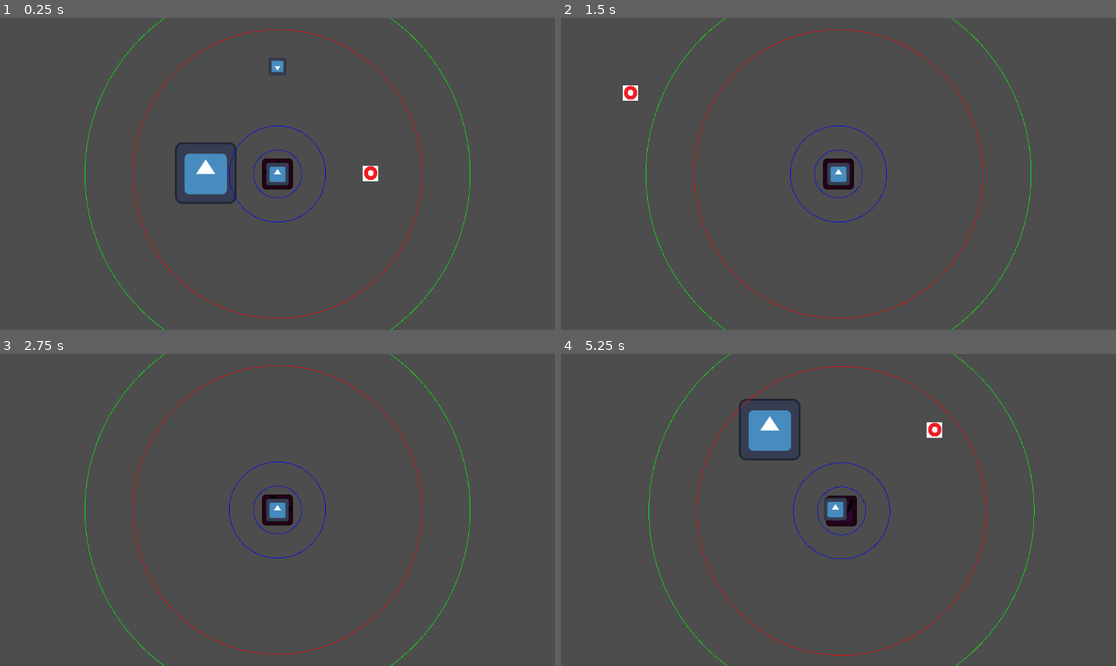
Above: before the commit, frames 1-4 (two rows, left to right).
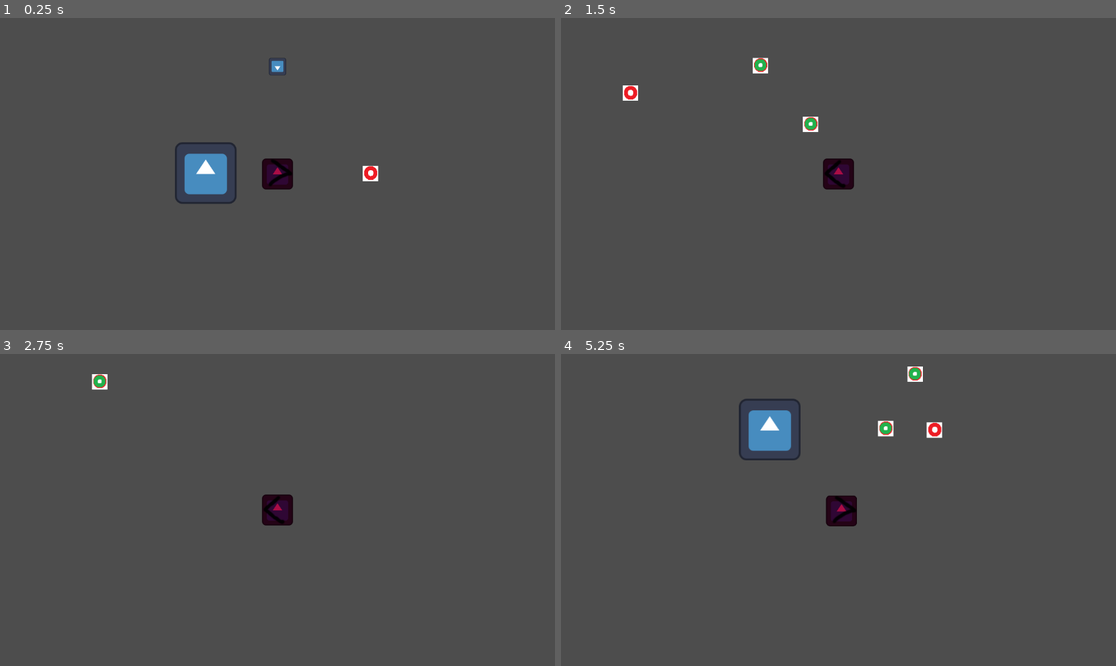
Above: after the commit, the same moments.

Repository: Tomko-Code/Relic-Seekers
Game: Godot game, scene res://src/mockup/test.tscn
The game is run twice, just before and just after one commit, with the same random seed, the same clock (stepped at 60 frames per second) and the same inputs. The engine's default icon, where the game draws it, is replaced by a stand-in: a white triangle on a blue panel in a dark square.
Inputs (mouse positions are in pixels of both pictures, inside the frame that each line leads up to):
- Up to frame 1 (0.25 s): no input
- Up to frame 2 (1.5 s): tap Enter at 0.5 s; move the mouse to (960, 158) at 0.52 s; press the mouse at (960, 158) at 0.53 s; hold D (move_right) 0.53-1.28 s; move the mouse to (727, 189) at 1.27 s; release the mouse at (727, 189) at 1.28 s; hold S (move_down) from 1.28 s (still down); click (727, 189) at 1.35 s
- Up to frame 3 (2.75 s): move the mouse to (333, 441) at 2.02 s; release S (move_down) at 2.03 s; press the mouse at (333, 441) at 2.03 s; hold D (move_right) from 2.03 s (still down)
- Up to frame 4 (5.25 s): move the mouse to (810, 572) at 2.77 s; release D (move_right) at 2.78 s; release the mouse at (810, 572) at 2.78 s; hold W (move_up) 2.78-3.53 s; click (810, 572) at 2.85 s; move the mouse to (1005, 556) at 3.52 s; press the mouse at (1005, 556) at 3.53 s; hold A (move_left) 3.53-5.03 s; move the mouse to (672, 463) at 4.27 s; release the mouse at (672, 463) at 4.28 s; click (672, 463) at 4.35 s; move the mouse to (866, 510) at 5.02 s; press the mouse at (866, 510) at 5.03 s; hold S (move_down) from 5.03 s (still down)

The runs differ from the first frame. In frame 1, 1.4% of the frame differs, in the area x 15-85%, y 0-100%; in frame 2, 1.6%; in frame 3, 1.5%; in frame 4, 1.7%, in the area x 15-86%, y 0-100%.

Commit message:
directional animation and mouse shooting

Diff:
--- a/project.godot
+++ b/project.godot
@@ -75,6 +75,11 @@
 "events": [Object(InputEventKey,"resource_local_to_scene":false,"resource_name":"","device":-1,"window_id":0,"alt_pressed":false,"shift_pressed":false,"ctrl_pressed":false,"meta_pressed":false,"pressed":false,"keycode":0,"physical_keycode":96,"key_label":0,"unicode":96,"echo":false,"script":null)
 ]
 }
+shoot_left_click={
+"deadzone": 0.5,
+"events": [Object(InputEventMouseButton,"resource_local_to_scene":false,"resource_name":"","device":-1,"window_id":0,"alt_pressed":false,"shift_pressed":false,"ctrl_pressed":false,"meta_pressed":false,"button_mask":0,"position":Vector2(0, 0),"global_position":Vector2(0, 0),"factor":1.0,"button_index":1,"canceled":false,"pressed":false,"double_click":false,"script":null)
+]
+}
 
 [layer_names]
 
--- a/src/entities/animated_sprite_component.gd
+++ b/src/entities/animated_sprite_component.gd
@@ -1,23 +1,30 @@
 class_name AnimatedSpriteComponent
 extends Node2D
 
-
 var current_animation = ""
 
+@export var _MovementComponent: MovementComponent
+@export var _ShootingComponent: ShootingComponent
 
-func _physics_process(delta):
-	#if is_idle:
-	#	set_animation("idle")
-	#else:
-	#	if movement_direction.left:
-	#		set_animation("move_left")
-	#	elif movement_direction.right:
-	#		set_animation("move_right")
-	#	elif movement_direction.up:
-	#		set_animation("move_up")
-	#	elif movement_direction.down:
-	#		set_animation("move_down")
-	pass
+
+func _process(delta):
+	handle_entity_animation()
+
+
+func get_direction_constant(vector: Vector2):
+	var final_angle = PI/4*(8) + PI/8
+	for x in range(9):
+		var next_angle = (PI/4)*(8-x) + PI/8
+		if final_angle == (PI/4)*(8) + PI/8:
+
+			var vector_angle = vector.angle()
+			if vector_angle < 0:
+				vector_angle += 2*PI
+
+			if vector_angle >= next_angle:
+				final_angle = next_angle
+				return x-1
+	return Constants.all_directions.RIGHT
 
 
 func set_animation(animation):
@@ -26,3 +33,46 @@
 			sprite.play(animation)
 			sprite.set_frame_and_progress(1,0)
 			current_animation = animation
+
+
+func handle_entity_animation():
+	if _MovementComponent:
+		if _ShootingComponent:
+			handle_animated_sprite_with_direction()
+		else:
+			handle_animated_sprite_without_direction()
+
+
+
+func handle_animated_sprite_without_direction():
+	if _MovementComponent.is_idle:
+		set_animation("idle")
+	else:
+		if _MovementComponent.get_direction().x < 0:
+			set_animation("move_left")
+		elif _MovementComponent.get_direction().x > 0:
+			set_animation("move_right")
+		elif _MovementComponent.get_direction().y < 0:
+			set_animation("move_up")
+		elif _MovementComponent.get_direction().y > 0:
+			set_animation("move_down")
+
+
+func handle_animated_sprite_with_direction():
+	match get_direction_constant(_ShootingComponent.get_direction()):
+		Constants.all_directions.RIGHT:
+			set_animation("move_right")
+		Constants.all_directions.RIGHT_UP:
+			set_animation("move_up_right")
+		Constants.all_directions.UP:
+			set_animation("move_up")
+		Constants.all_directions.LEFT_UP:
+			set_animation("move_left_up")
+		Constants.all_directions.LEFT:
+			set_animation("move_left")
+		Constants.all_directions.LEFT_DOWN:
+			set_animation("move_left_down")
+		Constants.all_directions.DOWN:
+			set_animation("move_down")
+		Constants.all_directions.RIGHT_DOWN:
+			set_animation("move_right_down")
--- /dev/null
+++ b/src/entities/movement_component.gd
@@ -0,0 +1,17 @@
+class_name MovementComponent
+extends Node
+
+var speed := 50000.0
+var direction := Vector2.ZERO
+
+@onready var parent: CharacterBody2D = get_parent().get_parent()
+
+var is_idle := true
+
+
+func _physics_process(delta):
+	pass
+
+
+func  get_direction():
+	return direction
--- a/src/entities/player/player_entity.gd
+++ b/src/entities/player/player_entity.gd
@@ -13,7 +13,7 @@
 	var near_zone = 300
 	var far_zone = 400
 	var inner_zone = 50
-	var debug_display = true
+	var debug_display = false
 
 	GameManager.attach_camera_to_node(self, use_zones,
 		interpolate_camera_position, camera_speed, near_zone, far_zone,
--- a/src/entities/player/player_entity.tscn
+++ b/src/entities/player/player_entity.tscn
@@ -6,7 +6,7 @@
 [ext_resource type="Script" path="res://src/entities/animated_sprite_component.gd" id="3_t82yd"]
 [ext_resource type="SpriteFrames" uid="uid://bakc3okm8hm0d" path="res://assets/sprites/player_sprite.tres" id="4_p7cnc"]
 [ext_resource type="Script" path="res://src/entities/hitbox_component.gd" id="5_svlxf"]
-[ext_resource type="Script" path="res://src/entities/player/user_shooting_component.gd" id="6_67mor"]
+[ext_resource type="Script" path="res://src/entities/player/user_mouse_shooting_component.gd" id="7_ls8cw"]
 
 [sub_resource type="RectangleShape2D" id="RectangleShape2D_eip8d"]
 size = Vector2(64, 64)
@@ -31,12 +31,13 @@
 
 [node name="Components" type="Node2D" parent="."]
 
-[node name="UserMovementComponent" type="Node" parent="Components" node_paths=PackedStringArray("_AnimatedSpriteComponent")]
+[node name="UserMovementComponent" type="Node" parent="Components"]
 script = ExtResource("2_xekry")
-_AnimatedSpriteComponent = NodePath("../AnimatedSpriteComponent")
 
-[node name="AnimatedSpriteComponent" type="Node2D" parent="Components"]
+[node name="AnimatedSpriteComponent" type="Node2D" parent="Components" node_paths=PackedStringArray("_MovementComponent", "_ShootingComponent")]
 script = ExtResource("3_t82yd")
+_MovementComponent = NodePath("../UserMovementComponent")
+_ShootingComponent = NodePath("../UserMouseShootingComponent")
 
 [node name="Sprite" type="AnimatedSprite2D" parent="Components/AnimatedSpriteComponent"]
 sprite_frames = ExtResource("4_p7cnc")
@@ -49,7 +50,7 @@
 [node name="Hitbox" type="CollisionShape2D" parent="Components/BulletHitboxComponent"]
 shape = SubResource("RectangleShape2D_kummr")
 
-[node name="UserShootingComponent" type="Node" parent="Components"]
-script = ExtResource("6_67mor")
+[node name="UserMouseShootingComponent" type="Node" parent="Components"]
+script = ExtResource("7_ls8cw")
 
 [connection signal="body_entered" from="Components/BulletHitboxComponent" to="." method="_on_bullet_hitbox_component_body_entered"]
--- /dev/null
+++ b/src/entities/player/user_mouse_shooting_component.gd
@@ -0,0 +1,19 @@
+class_name UserMouseShootingComponent
+extends ShootingComponent
+
+
+func _input(event):
+	if event is InputEventMouse:
+		if event.is_action_pressed("shoot_left_click"):
+			shoot(get_direction())
+
+
+func get_direction():
+	return parent.get_local_mouse_position().normalized()
+
+
+func shoot(direction_vector):
+	var projectile: FriendlyProjectile = load("res://src/entities/projectiles/friendly_projectile.tscn").instantiate()
+	projectile.position = parent.position
+	parent.get_parent().call_deferred("add_child", projectile)
+	projectile.launch(direction_vector, 500)
--- a/src/entities/player/user_movement_component.gd
+++ b/src/entities/player/user_movement_component.gd
@@ -1,53 +1,27 @@
 class_name UserMovementComponent
-extends Node
-
-var speed := 50000.0
-var _direction := Vector2.ZERO
-
-@onready var parent: CharacterBody2D = get_parent().get_parent()
-
-var is_idle := true
-
-var current_animation = ""
-var animation = ""
-
-@export var _AnimatedSpriteComponent: AnimatedSpriteComponent
+extends MovementComponent
 
 
 func _physics_process(delta):
-	_direction = Vector2.ZERO
+	direction = Vector2.ZERO
 
 	if Input.is_action_pressed("move_left"):
-		_direction.x -= 1
+		direction.x -= 1
 	if Input.is_action_pressed("move_right"):
-		_direction.x += 1
+		direction.x += 1
 	if Input.is_action_pressed("move_up"):
-		_direction.y -= 1
+		direction.y -= 1
 	if Input.is_action_pressed("move_down"):
-		_direction.y += 1
+		direction.y += 1
 
 
-	if _direction == Vector2.ZERO:
+	if direction == Vector2.ZERO:
 		is_idle = true
 	else: is_idle = false
 
-	parent.velocity = _direction.normalized() * delta * speed
+	parent.velocity = direction.normalized() * delta * speed
 
 	var collision = parent.move_and_collide(parent.velocity * delta)
 	if collision:
 		parent.velocity = parent.velocity.slide(collision.get_normal())
 		collision = parent.move_and_collide(parent.velocity * delta)
-
-
-	if _AnimatedSpriteComponent:
-		if is_idle:
-			_AnimatedSpriteComponent.set_animation("idle")
-		else:
-			if _direction.x < 0:
-				_AnimatedSpriteComponent.set_animation("move_left")
-			elif _direction.x > 0:
-				_AnimatedSpriteComponent.set_animation("move_right")
-			elif _direction.y < 0:
-				_AnimatedSpriteComponent.set_animation("move_up")
-			elif _direction.y > 0:
-				_AnimatedSpriteComponent.set_animation("move_down")
--- a/src/entities/player/user_shooting_component.gd
+++ b/src/entities/player/user_shooting_component.gd
@@ -1,9 +1,7 @@
 class_name UserShootingComponent
-extends Node
+extends ShootingComponent
 
-
-@onready var parent: CharacterBody2D = get_parent().get_parent()
-
+var last_direction = Vector2.ZERO
 
 func _input(event):
 	if event is InputEventKey && !event.echo:
@@ -17,7 +15,12 @@
 			shoot(Vector2(0, -1))
 
 
+func get_direction():
+	return last_direction
+
+
 func shoot(direction_vector):
+	last_direction = direction_vector
 	var projectile: FriendlyProjectile = load("res://src/entities/projectiles/friendly_projectile.tscn").instantiate()
 
 	projectile.position = parent.position
--- a/src/entities/projectiles/friendly_projectile.gd
+++ b/src/entities/projectiles/friendly_projectile.gd
@@ -1,5 +1,5 @@
 class_name FriendlyProjectile
-extends StaticBody2D
+extends CharacterBody2D
 
 
 @export var _ProjectileMovementComponent: ProjectileMovementComponent
--- a/src/entities/projectiles/friendly_projectile.tscn
+++ b/src/entities/projectiles/friendly_projectile.tscn
@@ -8,7 +8,7 @@
 [sub_resource type="CircleShape2D" id="CircleShape2D_85nud"]
 radius = 17.0
 
-[node name="FriendlyProjectile" type="StaticBody2D" node_paths=PackedStringArray("_ProjectileMovementComponent")]
+[node name="FriendlyProjectile" type="CharacterBody2D" node_paths=PackedStringArray("_ProjectileMovementComponent")]
 collision_layer = 0
 collision_mask = 0
 script = ExtResource("1_en1t6")
--- a/src/entities/projectiles/hostile_projectile.gd
+++ b/src/entities/projectiles/hostile_projectile.gd
@@ -1,5 +1,5 @@
 class_name HostileProjectile
-extends StaticBody2D
+extends CharacterBody2D
 
 
 # Called when the node enters the scene tree for the first time.
--- a/src/entities/projectiles/hostile_projectile.tscn
+++ b/src/entities/projectiles/hostile_projectile.tscn
@@ -9,22 +9,22 @@
 [sub_resource type="CircleShape2D" id="CircleShape2D_cu0yi"]
 radius = 17.0
 
-[node name="HostileProjectile" type="StaticBody2D"]
+[node name="HostileProjectile" type="CharacterBody2D"]
 collision_layer = 0
 collision_mask = 0
 script = ExtResource("1_wbm3g")
 
 [node name="Components" type="Node2D" parent="."]
 
-[node name="AnimatedSpriteComponent" type="Node2D" parent="Components"]
+[node name="AnimatedSpriteComponent" type="Node2D" parent="Components" node_paths=PackedStringArray("_MovementComponent")]
 script = ExtResource("2_84knj")
+_MovementComponent = NodePath("../ProjectileMovementComponent")
 
 [node name="AnimatedSprite2D" type="AnimatedSprite2D" parent="Components/AnimatedSpriteComponent"]
 sprite_frames = ExtResource("2_n3s3o")
 
-[node name="ProjectileMovementComponent" type="Node" parent="Components" node_paths=PackedStringArray("_AnimatedSpriteComponent")]
+[node name="ProjectileMovementComponent" type="Node" parent="Components"]
 script = ExtResource("3_fqkfd")
-_AnimatedSpriteComponent = NodePath("../AnimatedSpriteComponent")
 
 [node name="HitboxComponent" type="Area2D" parent="Components"]
 collision_layer = 16
--- a/src/entities/projectiles/projectile_movement_component.gd
+++ b/src/entities/projectiles/projectile_movement_component.gd
@@ -1,35 +1,26 @@
 class_name ProjectileMovementComponent
-extends Node
-
-@export var _AnimatedSpriteComponent: AnimatedSpriteComponent
-@onready var parent = get_parent().get_parent()
-
+extends MovementComponent
 
 var velocity: Vector2
-var direction_vector: Vector2
-var speed := 500
 
 
 func _ready():
+	is_idle = false
 	set_physics_process(false)
 	pass
 
 func launch(_direction_vector = Vector2(1,1), _speed = 500):
 	if not is_node_ready():
 		await ready
-	direction_vector = _direction_vector
+	direction = _direction_vector
 	speed = _speed
 	set_physics_process(true)
 
 
 func _physics_process(delta):
-	velocity = direction_vector.normalized() * speed
+	velocity = direction.normalized() * speed
 
 	var collision = parent.move_and_collide(velocity * delta)
 	if collision:
 		velocity = velocity.slide(collision.get_normal())
 		collision = parent.move_and_collide(velocity * delta)
-
-
-	if _AnimatedSpriteComponent:
-		_AnimatedSpriteComponent.set_animation("default")
--- /dev/null
+++ b/src/entities/shooting_component.gd
@@ -0,0 +1,12 @@
+class_name ShootingComponent
+extends Node
+
+@onready var parent: CharacterBody2D = get_parent().get_parent()
+
+
+func get_direction():
+	pass
+
+
+func shoot(direction_vector):
+	pass
--- a/src/globals/constants.gd
+++ b/src/globals/constants.gd
@@ -1,4 +1,15 @@
 extends Node
+
+enum all_directions {
+	RIGHT,
+	RIGHT_UP,
+	UP,
+	LEFT_UP,
+	LEFT,
+	LEFT_DOWN,
+	DOWN,
+	RIGHT_DOWN
+}
 
 enum collision_layers {
 	PLAYER = 1,
